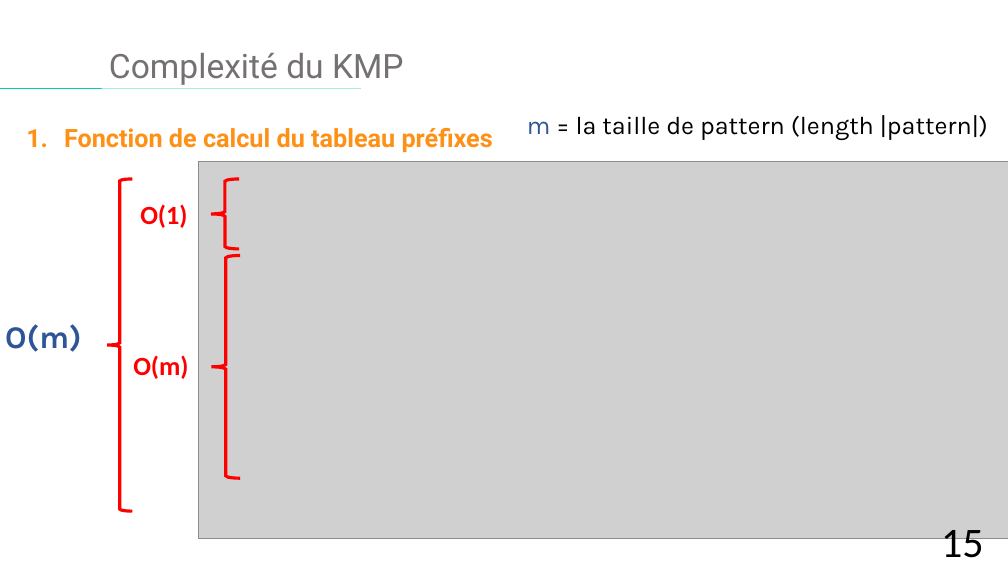
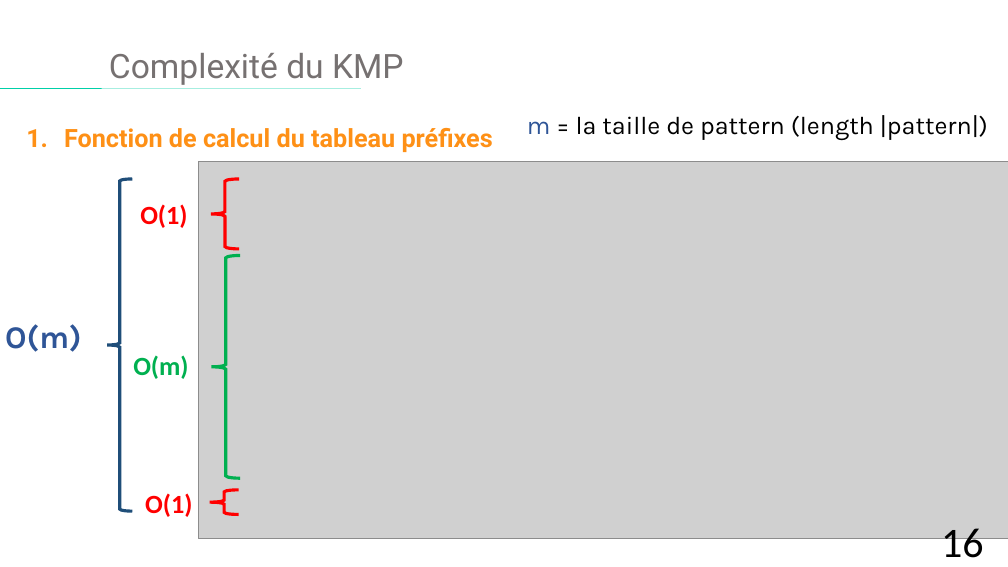
Before and after one commit to HouariZegai/academic-projects, a slide deck: slide 16 of CA/Project/Presentation-Projet-KMP.pptx (slide 15 before the commit). Drawn at 1008x567 pixels with LibreOffice and Linux fonts; fonts in the diff are those of the drawing; grey boxes stand for pictures. Boxes give left, top, right and bottom in pixels: in the first picture for what was removed or moved away, otherwise in the second. Text is boxed around its words. In the diff, an @@ line names an element or a change of style, - is before the commit and + after.

```diff
--- a/CA/Project/Presentation-Projet-KMP.pptx
+++ b/CA/Project/Presentation-Projet-KMP.pptx
@@ left brace at (107,179,132,511): outline #FF0000 3 pt to #1F4E79 3 pt @@
@@ left brace at (212,256,240,479): outline #FF0000 3 pt to #00B050 3 pt @@
@@ text "O(m)" at (133,355,188,379): text colour #FF0000 to #00B050 @@
@@ text added at (145,493,192,517), 25 pt, text #FF0000, bold @@
+O(1)
@@ left brace added at (209,490,238,514), outline #FF0000 3 pt @@
@@ page number at (941,528,984,567): text changed @@
-15
+16
```
Also in this commit, not shown: 7 other slides changed, 1 slide added, 6 other files.
